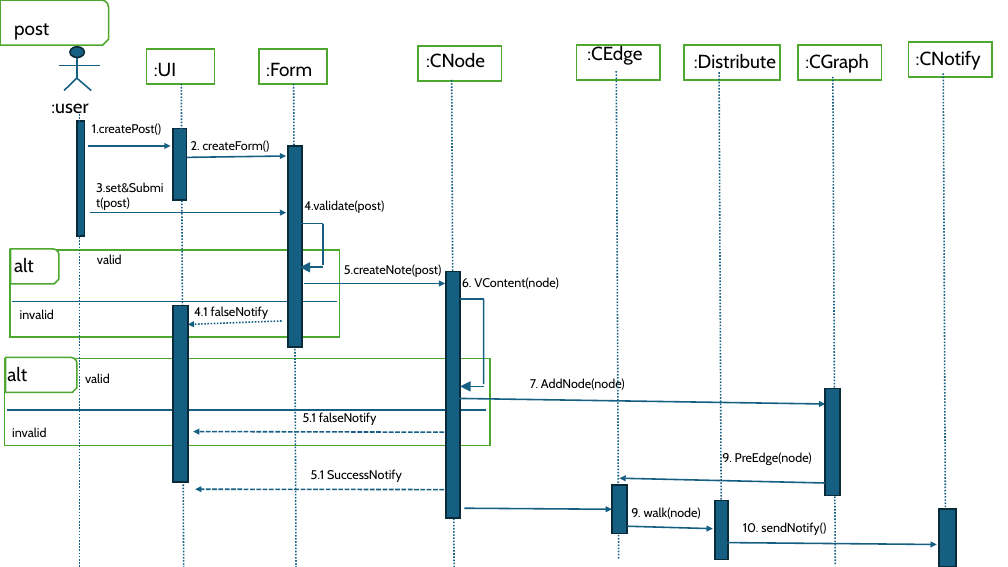
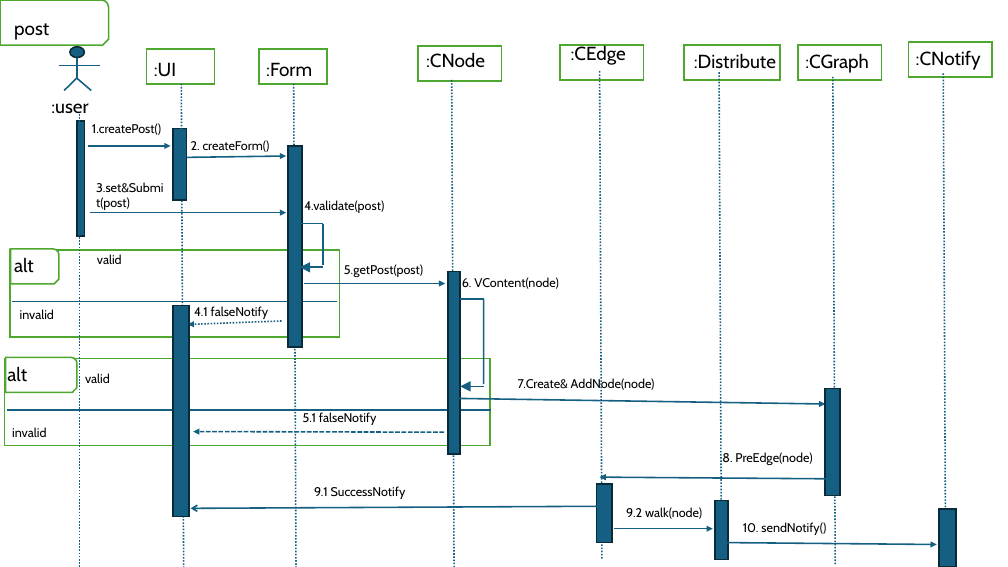
Before and after one commit to nguyenngoctung75/IT3120-PTTKHT, a slide deck: slide 1 of Sequence Diagram/sequencePost.pptx. Drawn at 1008x567 pixels with LibreOffice and Linux fonts; fonts in the diff are those of the drawing. Boxes give left, top, right and bottom in pixels: in the first picture for what was removed or moved away, otherwise in the second. Text is boxed around its words. In the diff, an @@ line names an element or a change of style, - is before the commit and + after.

```diff
--- a/Sequence Diagram/sequencePost.pptx
+++ b/Sequence Diagram/sequencePost.pptx
@@ 1 text, 1 line, 1 rectangle: place and size @@
-1 text, 1 line, 1 rectangle at [577,45,661,560]
+1 text, 1 line, 1 rectangle at [560,45,644,560]
@@ text at [344,264,423,277]: text changed @@
-5.createNote(post)
+5.getPost(post)
@@ rectangle: place and size @@
-rectangle at [446,271,460,518]
+rectangle at [448,271,461,454]
@@ rectangle: place and size @@
-rectangle at [173,306,188,482]
+rectangle at [173,306,189,516]
@@ text at [518,378,655,392]: text changed @@
-7. AddNode(node)
+7.Create& AddNode(node)
@@ line moved from (8, 410) - (486, 410) to (8, 410) - (492, 410) @@
@@ arrow moved from (825, 483) - (619, 479) to (828, 479) - (600, 477) @@
@@ text at [722,452,812,465]: text changed @@
-9. PreEdge(node)
+8. PreEdge(node)
@@ arrow moved from (464, 508) - (612, 510) to (191, 508) - (597, 507) @@
@@ arrow (191, 508) - (597, 507): arrowheads changed @@
@@ arrow removed from (444, 490) to (195, 489) @@
@@ text at [314,486,406,499]: text changed @@
-5.1 SuccessNotify
+9.1 SuccessNotify
@@ rectangle: place and size @@
-rectangle at [612,485,627,534]
+rectangle at [597,485,612,543]
@@ text at [626,507,702,519]: text changed @@
-9. walk(node)
+9.2 walk(node)
@@ arrow moved from (628, 526) - (713, 529) to (615, 529) - (713, 529) @@
```
Also in this commit, not shown: 2 other slides changed, 4 other files.
